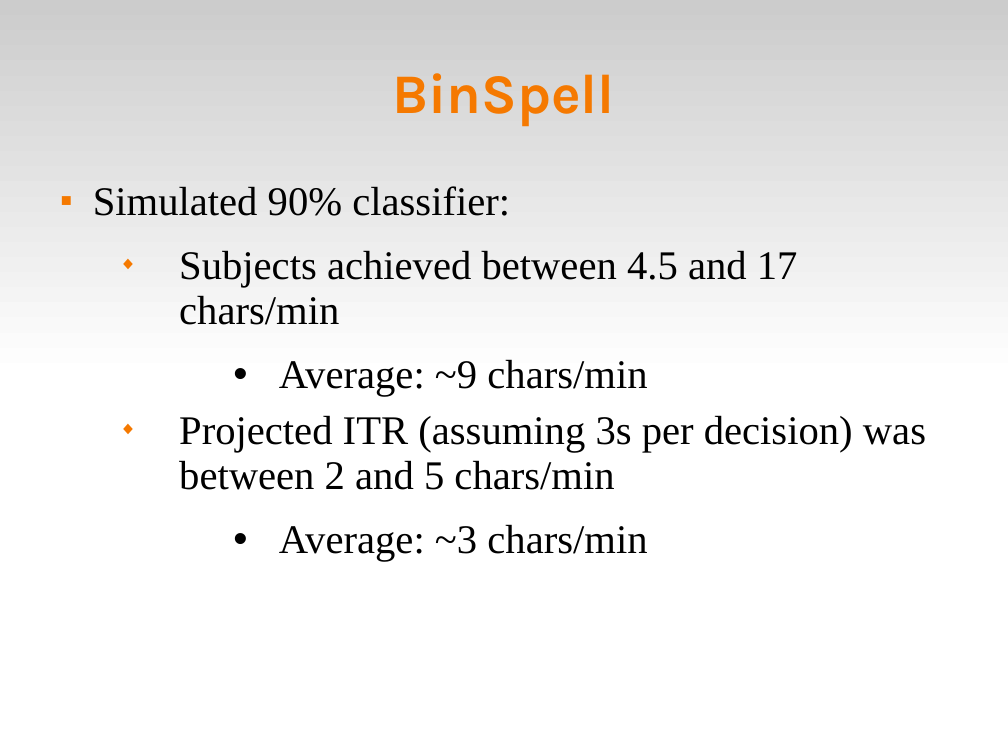
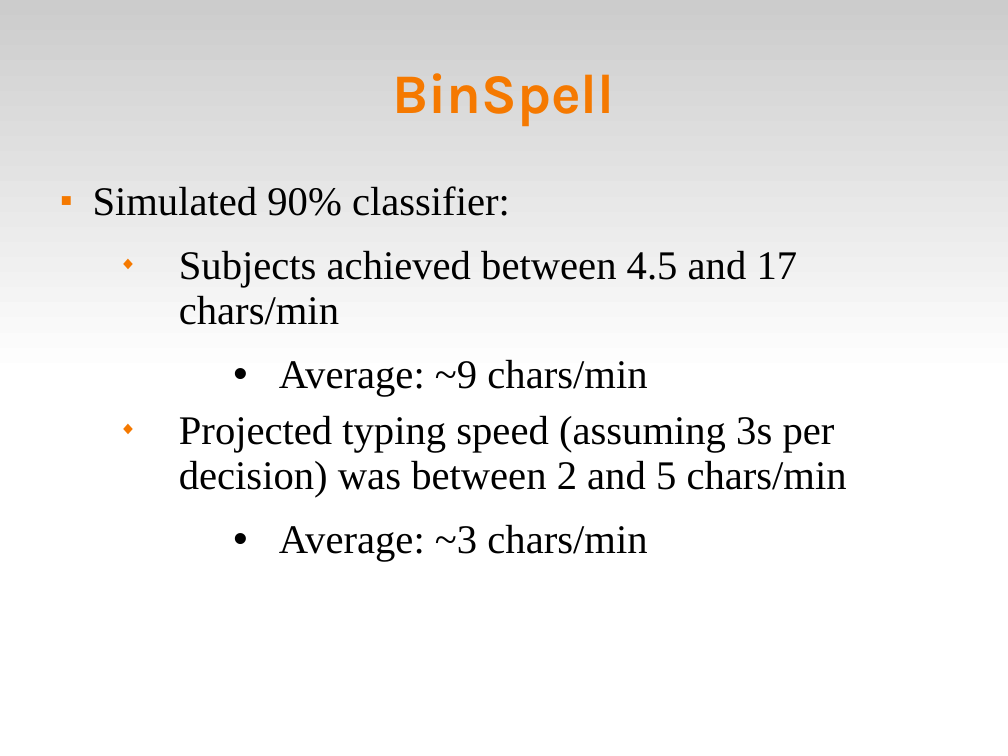
Before and after one commit to abdullah38rcc/BCI-Virtual-Keyboard, a slide deck: slide 14 of master's/docs/virtKey.ppt. Drawn at 1008x756 pixels with LibreOffice and Linux fonts; fonts in the diff are those of the drawing. Boxes give left, top, right and bottom in pixels: in the first picture for what was removed or moved away, otherwise in the second. Text is boxed around its words. In the diff, an @@ line names an element or a change of style, - is before the commit and + after.

```diff
--- a/master's/docs/virtKey.ppt
+++ b/master's/docs/virtKey.ppt
@@ text at [93,186,798,561]: indent changed @@
@@ text at [179,415,847,498]: text changed @@
-  ◆ Projected ITR (assuming 3s per decision) was between 2 and 5 chars/min
+  ◆ Projected typing speed (assuming 3s per decision) was between 2 and 5 chars/min
```
Also in this commit, not shown: 16 other slides changed, 2 other files.
